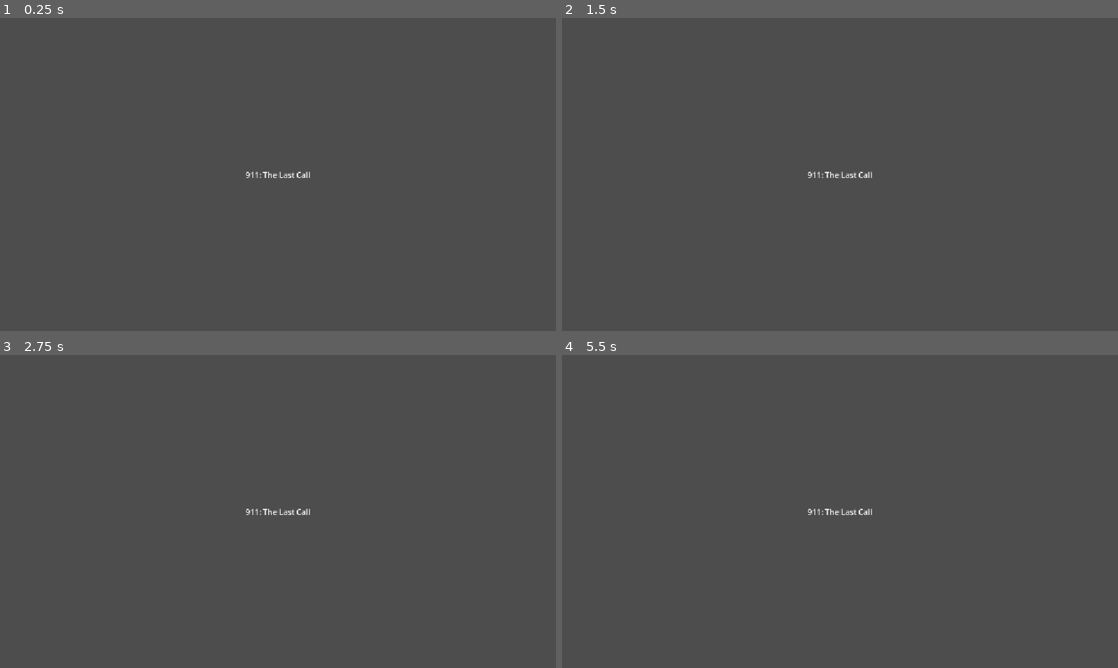
Above: before the commit, frames 1-4 (two rows, left to right).
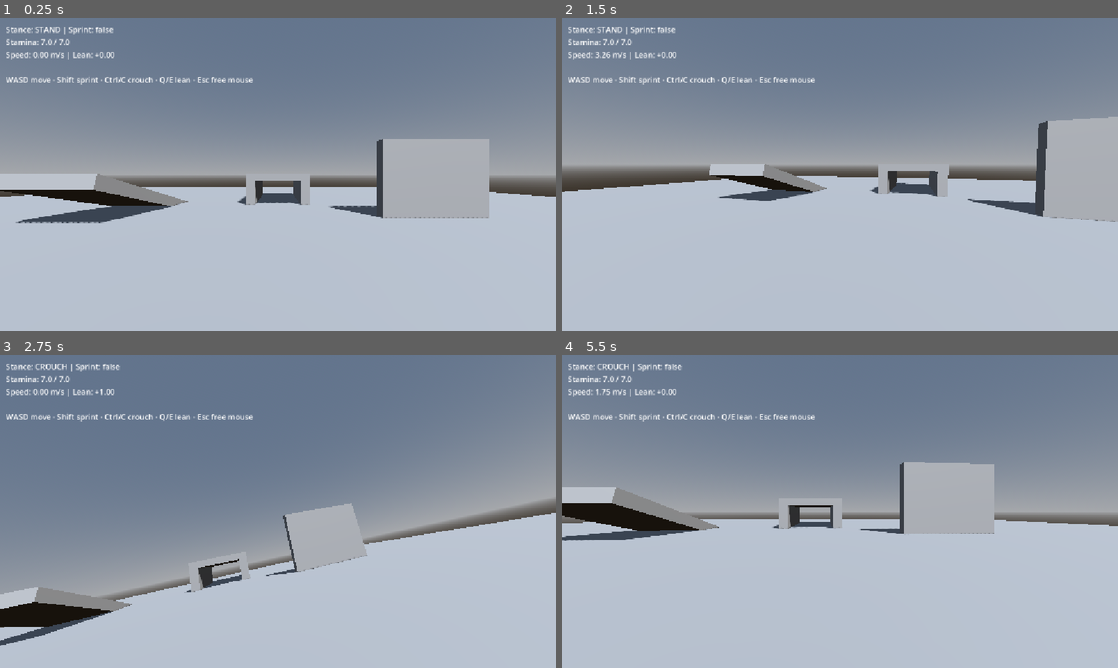
Above: after the commit, the same moments.

Repository: AdnanMohammed0/911-The-Last-Call
Game: Godot game, scene res://scenes/shared/player/player_sandbox.tscn
Same seed, same stepped clock (60 frames per second), same inputs: the game is played once before the commit and once after it. Before the commit the project starts from res://scenes/boot/main_menu.tscn.
Inputs (mouse positions are in pixels of both pictures, inside the frame that each line leads up to):
- Up to frame 1 (0.25 s): no input
- Up to frame 2 (1.5 s): tap Enter at 0.5 s; move the mouse to (962, 158) at 0.52 s; hold E (lean_right) 0.53-1.28 s; hold Ctrl (crouch) 0.53-1.28 s; click (962, 158) at 0.67 s; tap Space at 1.25 s; move the mouse to (728, 190) at 1.27 s; hold S (move_back) from 1.28 s (still down); tap Shift (sprint) at 1.35 s
- Up to frame 3 (2.75 s): move the mouse to (333, 442) at 2.02 s; release S (move_back) at 2.03 s; hold E (lean_right) from 2.03 s (still down); hold Ctrl (crouch) from 2.03 s (still down)
- Up to frame 4 (5.5 s): tap Enter at 2.75, 5 s; move the mouse to (812, 574) at 2.77 s; release E (lean_right) at 2.78 s; release Ctrl (crouch) at 2.78 s; hold W (move_forward) 2.78-3.53 s; tap Shift (sprint) at 2.85, 4.35 s; click (812, 574) at 2.92 s; move the mouse to (1006, 558) at 3.52 s; hold Ctrl (crouch) 3.53-4.28 s; hold Q (lean_left) 3.53-5.03 s; tap Space at 4.25 s; move the mouse to (673, 464) at 4.27 s; move the mouse to (867, 511) at 5.02 s; hold S (move_back) from 5.03 s (still down); hold Ctrl (crouch) from 5.03 s (still down); click (867, 511) at 5.17 s

The runs differ from the first frame. In frame 1, 97% of the frame differs, in the area x 0-100%, y 0-100%; in frame 2, 97%; in frame 3, 99%; in frame 4, 99%.

Commit message:
chore(project): run player sandbox as main scene for P1-12 playtesting

Diff:
--- a/docs/data/progress/adnan.json
+++ b/docs/data/progress/adnan.json
@@ -108,6 +108,16 @@
     "scenes/shared/player/player_debug_hud.gd",
     "project.godot"
    ]
+  },
+  {
+   "date": "2026-09-17",
+   "tasks": [
+    "P1-12"
+   ],
+   "summary": "player_sandbox صار المشهد الرئيسي (F5 يشغّل ساحة التجربة مباشرة) ودمج الشغل على main.",
+   "files": [
+    "project.godot"
+   ]
   }
  ]
 }
--- a/project.godot
+++ b/project.godot
@@ -12,7 +12,7 @@
 
 config/name="911-The-last-call"
 config/features=PackedStringArray("4.7", "Forward Plus")
-run/main_scene="res://scenes/boot/main_menu.tscn"
+run/main_scene="res://scenes/shared/player/player_sandbox.tscn"
 config/icon="res://icon.svg"
 
 [autoload]
